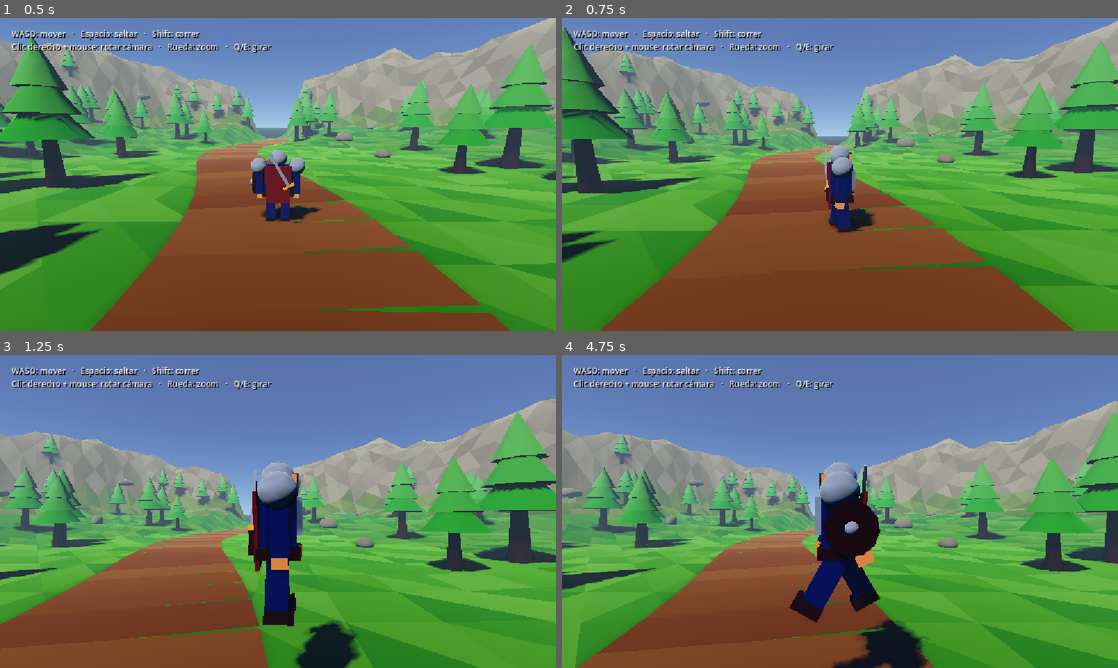
Above: before the commit, frames 1-4 (two rows, left to right).
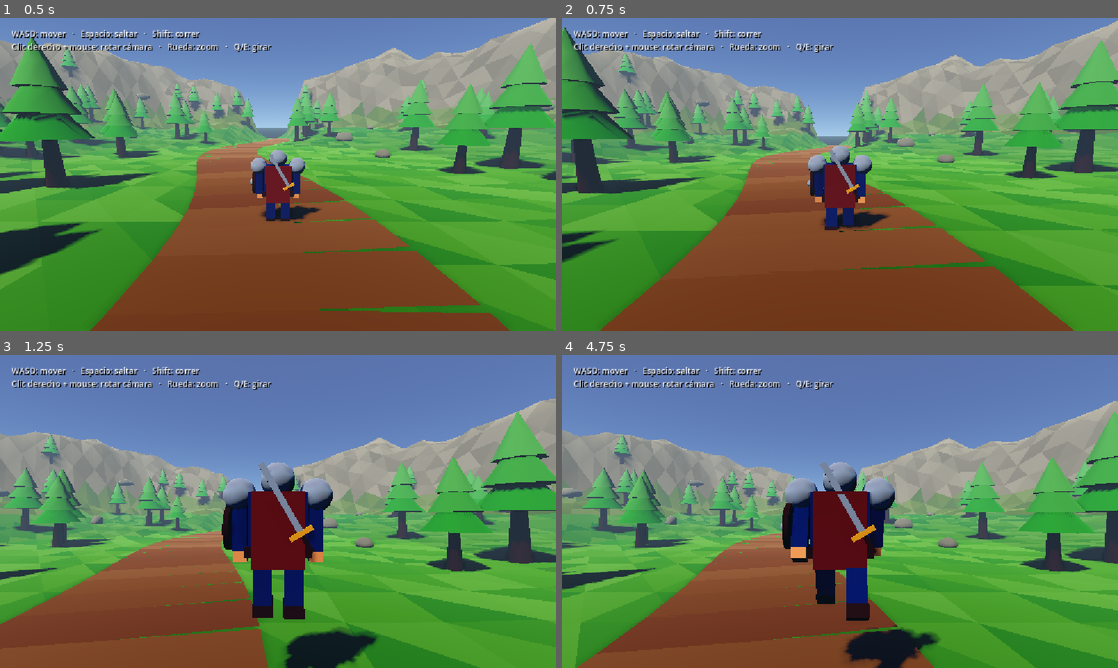
Above: after the commit, the same moments.

Repository: loremaster23/ClassicRPG
Game: Godot game, scene res://Mapa1/Escena1.tscn
Two runs of this game, one before a commit and one after it. Both use one fixed random seed, a clock stepped at 60 frames per second and the inputs below.
Inputs (mouse positions are in pixels of both pictures, inside the frame that each line leads up to):
- Up to frame 1 (0.5 s): no input
- Up to frame 2 (0.75 s): tap Enter at 0.5 s; move the mouse to (962, 158) at 0.52 s; hold D (move_right) from 0.53 s (still down); hold Mouse wheel up (camera_zoom_in) from 0.53 s (still down); click (962, 158) at 0.67 s
- Up to frame 3 (1.25 s): keep holding D (move_right); keep holding Mouse wheel up (camera_zoom_in); tap Space (jump) at 0.77 s; tap Mouse wheel down (camera_zoom_out) at 0.8 s
- Up to frame 4 (4.75 s): move the mouse to (728, 527) at 1.27 s; release D (move_right) at 1.28 s; release Mouse wheel up (camera_zoom_in) at 1.28 s; hold S (move_back) 1.28-2.03 s; tap Mouse wheel down (camera_zoom_out) at 1.35, 2.3, 2.85, 3.8 s; click (728, 527) at 1.42 s; tap Space (jump) at 1.52, 3.02, 3.77, 4.52 s; tap Mouse wheel up (camera_zoom_in) at 1.55, 3.05, 4.35 s; move the mouse to (895, 442) at 2.02 s; hold D (move_right) 2.03-2.78 s; hold Mouse wheel up (camera_zoom_in) 2.03-2.78 s; click (895, 442) at 2.17 s; move the mouse to (812, 574) at 2.77 s; hold W (move_forward) 2.78-3.53 s; click (812, 574) at 2.92 s; move the mouse to (1006, 558) at 3.52 s; hold Shift (sprint) 3.53-4.28 s; hold A (move_left) from 3.53 s (still down); click (1006, 558) at 3.67 s; move the mouse to (673, 464) at 4.27 s; click (673, 464) at 4.42 s

Frame 1 is identical in both runs. In frame 2, 1.9% of the frame differs, in the area x 44-59%, y 41-69%; in frame 3, 6.9%; in frame 4, 7.6%, in the area x 39-68%, y 34-100%.

Commit message:
Fase 1 Paso B3.4: implementar modos de cámara libre y vinculada

Diff:
--- a/Camara.gd
+++ b/Camara.gd
@@ -17,7 +17,9 @@
 var distancia := 8.0
 var distancia_objetivo := 8.0
 
-var _orbiting := false
+# Estados independientes para cada boton
+var _orbiting := false   # boton derecho (camera_orbit_character) - activa modo linked
+var _freeorbiting := false # boton izquierdo (camera_orbit_free) - activa modo free
 
 func _ready() -> void:
 	camara = $Camera3D
@@ -50,14 +52,33 @@
 	camara.look_at(foco, Vector3.UP)
 
 func _unhandled_input(evento: InputEvent) -> void:
-		if evento is InputEventMouseButton:
-			if Input.is_action_pressed("camera_zoom_in"):
-				distancia_objetivo = maxf(distancia_objetivo - 0.8, DISTANCIA_MIN)
-			elif Input.is_action_pressed("camera_zoom_out"):
-				distancia_objetivo = minf(distancia_objetivo + 0.8, DISTANCIA_MAX)
-			elif evento.button_index == MOUSE_BUTTON_RIGHT:
-				_orbiting = evento.pressed
-		elif evento is InputEventMouseMotion:
-			if _orbiting:
-				yaw -= evento.relative.x * SENSIBILIDAD
-				pitch = clampf(pitch + evento.relative.y * SENSIBILIDAD, PITCH_MIN, PITCH_MAX)
+	# Detectar pulsaciones y liberaciones usando eventos de ratón y actions InputMap
+	if evento is InputEventMouseButton:
+		# Boton derecho: camera_orbit_character
+		if evento.button_index == MOUSE_BUTTON_RIGHT:
+			if evento.pressed:
+				_orbiting = true
+			else:
+				# Siempre establece _orbiting = false al liberar
+				# No desactives _freeorbiting. Así, si el izquierdo continúa pulsado, el modo libre seguirá activo.
+				_orbiting = false
+
+		# Boton izquierdo: camera_orbit_free
+		if evento.button_index == MOUSE_BUTTON_LEFT:
+			if evento.pressed:
+				_freeorbiting = true
+			else:
+				_freeorbiting = false
+
+	# Zoom mediante acciones del InputMap
+	if evento is InputEventMouseButton:
+		if Input.is_action_pressed("camera_zoom_in"):
+			distancia_objetivo = maxf(distancia_objetivo - 0.8, DISTANCIA_MIN)
+		elif Input.is_action_pressed("camera_zoom_out"):
+			distancia_objetivo = minf(distancia_objetivo + 0.8, DISTANCIA_MAX)
+
+	# Rotar la cámara - procesar motion despues de los events
+	if evento is InputEventMouseMotion and (_orbiting or _freeorbiting):
+		# Rotar tanto si esta en modo linked como en modo free
+		yaw -= evento.relative.x * SENSIBILIDAD
+		pitch = clampf(pitch + evento.relative.y * SENSIBILIDAD, PITCH_MIN, PITCH_MAX)
--- a/Jugador.gd
+++ b/Jugador.gd
@@ -30,6 +30,14 @@
 	if Input.is_action_just_pressed("jump") and is_on_floor():
 		velocity.y = SALTO
 
+	# Determinar modo activo desde el estado de camara
+	# Misma indentación que var entrada
+	var camera_mode := "character"
+	if camara and camara._orbiting:
+		camera_mode = "linked"
+	elif camara and camara._freeorbiting:
+		camera_mode = "free"
+
 	var entrada := Vector2.ZERO
 	if Input.is_action_pressed("move_forward"):
 		entrada.y += 1.0
@@ -43,8 +51,19 @@
 	var yaw := 0.0
 	if camara:
 		yaw = camara.yaw
-	var adelante := Vector3(-sin(yaw), 0.0, -cos(yaw))
-	var derecha := Vector3(cos(yaw), 0.0, -sin(yaw))
+
+	var personaje_yaw := modelo.rotation.y
+	var effective_yaw := personaje_yaw
+
+	# Elegir yaw efectivo segun modo activo
+	if camera_mode == "linked":
+		effective_yaw = yaw
+	# En modo free o character, el personaje conserva su orientacion
+	elif camera_mode == "free":
+		effective_yaw = personaje_yaw
+
+	var adelante := Vector3(-sin(effective_yaw), 0.0, -cos(effective_yaw))
+	var derecha := Vector3(cos(effective_yaw), 0.0, -sin(effective_yaw))
 	var direccion := adelante * entrada.y + derecha * entrada.x
 	if direccion.length() > 1.0:
 		direccion = direccion.normalized()
@@ -59,9 +78,10 @@
 
 	move_and_slide()
 
-	if direccion.length() > 0.15:
-		var objetivo := atan2(-direccion.x, -direccion.z)
-		modelo.rotation.y = lerp_angle(modelo.rotation.y, objetivo, 12.0 * delta)
+	# Modo linked: orientar personaje hacia camara.yaw independientemente del movimiento
+	# Modo free/character: NO rotar automaticamente (se conserva orientacion actual)
+	if camera_mode == "linked" and camara:
+		modelo.rotation.y = lerp_angle(modelo.rotation.y, camara.yaw, 12.0 * delta)
 
 	_animar(delta)
 
